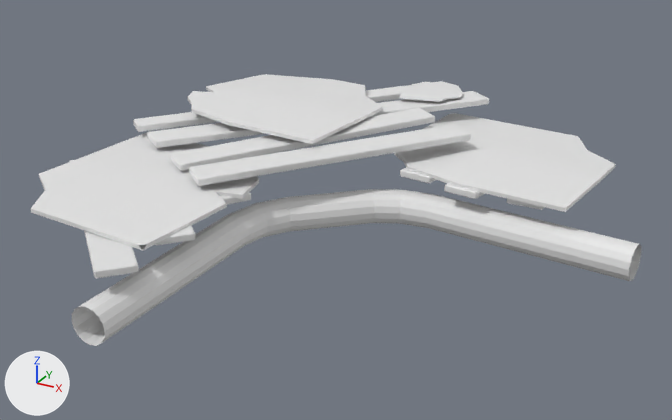
The FBX model Assets/3D models/new/Pipe_1hole.fbx: old version first, new version second.
The view is the same before and after, from a 50 mm lens placed at (24.0, -43.0, 21.8), pointed at (0.6, -0.4, 0.6). The lights are fixed; the arrows at lower left show +X, +Y and +Z. Where no turn or scale is listed for an object, it has been applied to the vertices.

The first picture shows 'corner_1hole'.
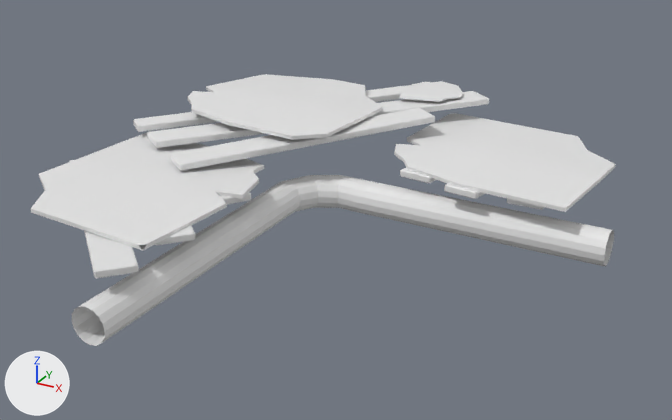
Where the newer file only moved an object's origin or applied its transform, the numbers keep the older frame.

Scene script edits in JSON lines:
```json
{"block": "me_circle_020", "where": "# used by ob_corner_1hole; location = (-0.59, 1.59, 1.74)"}
{"op": "remove", "block": "me_circle_020", "code": "me_circle_020.from_pydata(...)  # 584 vertices, 540 faces; spans x -15.3..17.4, y -17.8..14.8, z -2.7..2.7"}
{"op": "add", "block": "me_circle_020", "code": "me_circle_020.from_pydata(...)  # 498 vertices, 451 faces; spans x -15.3..15.8, y -17.8..14.8, z -2.7..2.7"}
{"block": "me_circle_020", "change": "me_circle_020 part 1: the loose piece of 24 vertices spanning x -5.8..6.3, y -7.4..6.4, z 1.1..2.1 is deleted"}
{"block": "me_circle_020", "change": "me_circle_020 part 2"}
{"block": "me_circle_020", "change": "82 vertices are removed from x -1.0..17.4, y -0.9..2.6, z -2.7..2.3"}
{"block": "me_circle_020", "change": "84 faces are deleted"}
{"block": "me_circle_020", "change": "5 vertices in x -3.5..-3.2, y -4.0..-3.9, z -2.4..-1.0 move by (-0.5, 3.5, 0.0)"}
{"block": "me_circle_020", "change": "5 vertices in x -1.1..-0.9, y -3.5..-3.3, z -2.4..-1.0 move by (-0.4, 3.8, 0.0)"}
{"block": "me_circle_020", "change": "4 vertices in x -2.2..-1.9, y -4.6..-4.5, z -2.7..-0.8 move by (-0.4, 3.9, 0.0)"}
{"block": "me_circle_020", "change": "4 vertices in x -2.1..-1.9, y -2.5..-2.3, z -2.7..-0.8 move by (-0.5, 3.6, 0.0)"}
{"block": "me_circle_020", "change": "4 vertices in x -0.4..-0.3, y -0.6..-0.4, z -2.4..-1.0 move by (-0.6, 3.0, 0.0)"}
{"block": "me_circle_020", "change": "3 vertices in x 1.4, y 1.2..1.3, z -2.1..-1.4 move by (-0.3, 1.4, 0.0)"}
{"block": "me_circle_020", "change": "39 vertices move from x -2.9..2.7, y -4.8..1.1, z -2.7..-0.7 to x -3.3..1.1, y -0.7..2.6, z -2.7..-0.7"}
{"block": "me_circle_020", "change": "4 vertices are added at (-0.8, 0.5, 2.1), (-2.4, -0.8, 2.1), (-2.4, -0.8, 2.3), (-0.8, 0.5, 2.3)"}
{"block": "me_circle_020", "change": "16 new vertices lie (14.7, 0.0, 0.0) away from vertices in x 1.4..2.7, y -0.2..1.3, z -2.7..-0.7"}
{"block": "me_circle_020", "change": "21 new faces join them, mat_metal (white #e7e7e7)"}
```

Where the change shows, as pixel boxes (x1, y1, x2, y2) in the pictures (672 x 420 px):
```json
{"object": "corner_1hole", "change": "reshaped", "before": [31, 74, 642, 346], "after": [31, 74, 616, 346]}
{"part": 1, "of": "me_circle_020", "change": "deleted", "before": [189, 124, 471, 186]}
{"part": 2, "of": "me_circle_020", "change": "cut back", "before": [228, 95, 642, 281], "after": [227, 95, 614, 266]}
```
